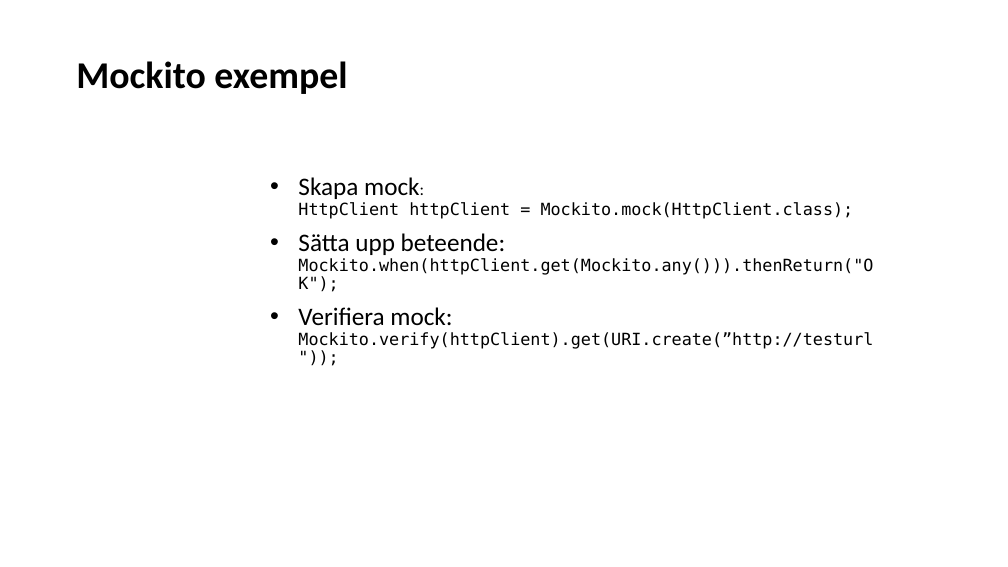
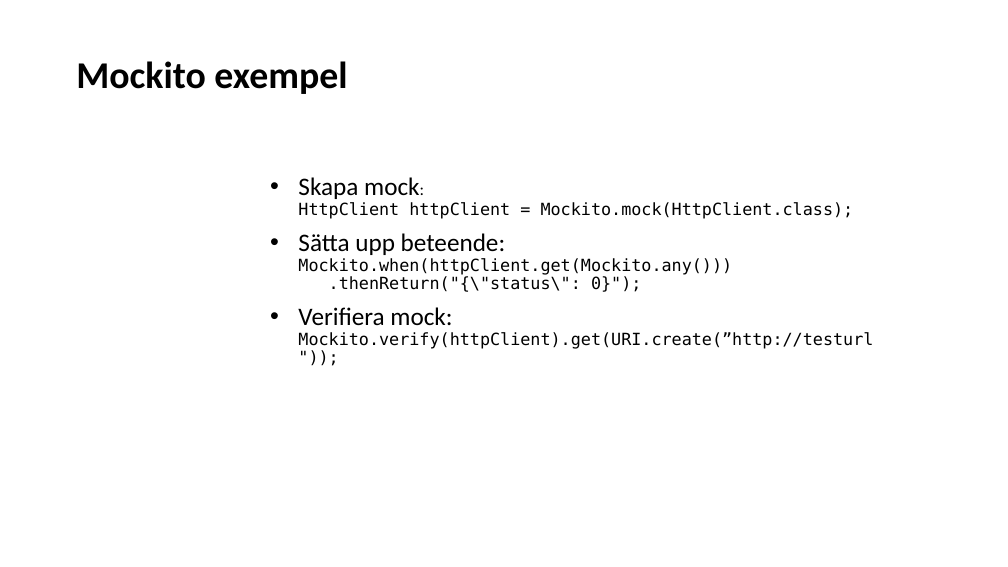
Before and after one commit to Omegapoint/tdd-lab, a slide deck: slide 13 of TDD-Presentation.pptx. Drawn at 1008x567 pixels with LibreOffice and Linux fonts; fonts in the diff are those of the drawing. Boxes give left, top, right and bottom in pixels: in the first picture for what was removed or moved away, otherwise in the second. Text is boxed around its words. In the diff, an @@ line names an element or a change of style, - is before the commit and + after.

Commit message:
Updated mockito example

```diff
--- a/TDD-Presentation.pptx
+++ b/TDD-Presentation.pptx
@@ subtitle at (x1=298, y1=233, x2=732, y2=292): text changed @@
-• Sätta upp beteende:
-  Mockito.when(httpClient.get(Mockito.any())).thenReturn("OK");
+• Sätta upp beteende:
+  Mockito.when(httpClient.get(Mockito.any()))
+  .thenReturn("{\"status\": 0}");
```
